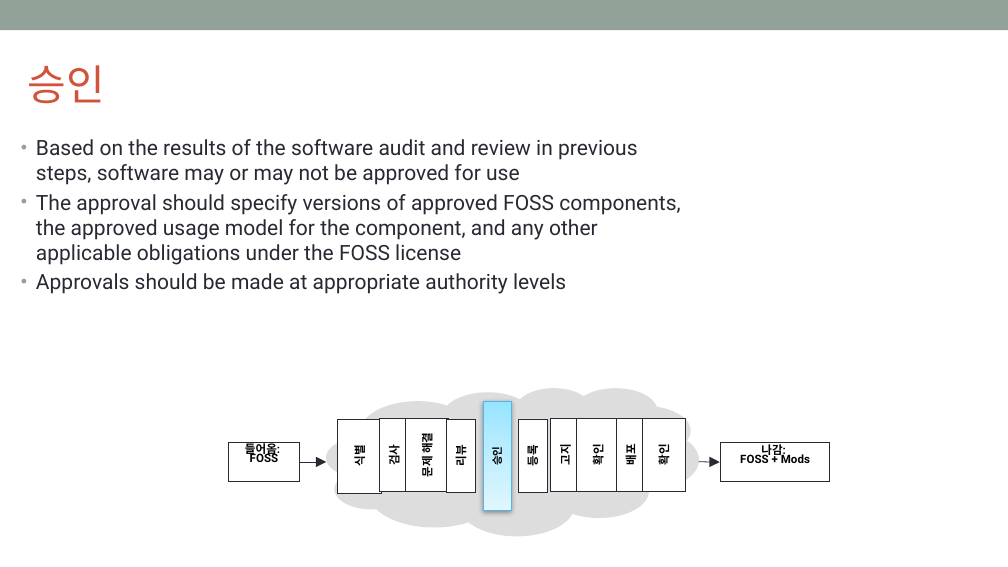
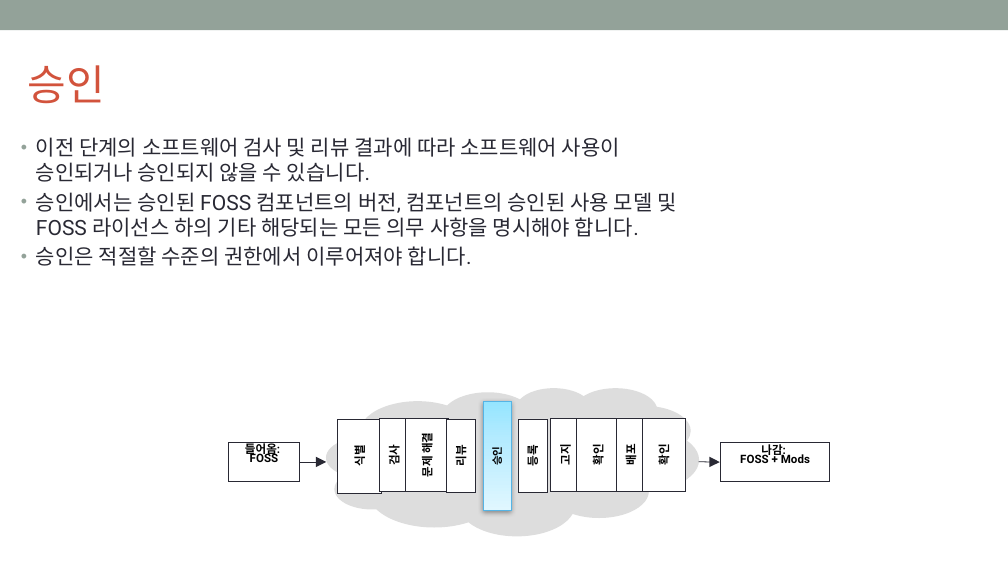
Before and after one commit to OpenChain-KWG/Curriculum-Translation-KR, a slide deck: slide 61 of target/slides/openchain-curriculum-for-1-1.pptx. Drawn at 1008x567 pixels with LibreOffice and Linux fonts; fonts in the diff are those of the drawing; background and template pictures are left out. Boxes give left, top, right and bottom in pixels: in the first picture for what was removed or moved away, otherwise in the second. Text is boxed around its words. In the diff, an @@ line names an element or a change of style, - is before the commit and + after.

```diff
--- a/target/slides/openchain-curriculum-for-1-1.pptx
+++ b/target/slides/openchain-curriculum-for-1-1.pptx
@@ text at (x1=36, y1=137, x2=676, y2=266): text changed @@
-• Based on the results of the software audit and review in previous steps, software may or may not be approved for use
-• The approval should specify versions of approved FOSS components, the approved usage model for the component, and any other applicable obligations under the FOSS license
-• Approvals should be made at appropriate authority levels
+• 이전 단계의 소프트웨어 검사 및 리뷰 결과에 따라 소프트웨어 사용이 승인되거나 승인되지 않을 수 있습니다.
+• 승인에서는 승인된 FOSS 컴포넌트의 버전, 컴포넌트의 승인된 사용 모델 및 FOSS 라이선스 하의 기타 해당되는 모든 의무 사항을 명시해야 합니다.
+• 승인은 적절할 수준의 권한에서 이루어져야 합니다.
```
Also in this commit, not shown: 4 other slides changed, 7 other files.
